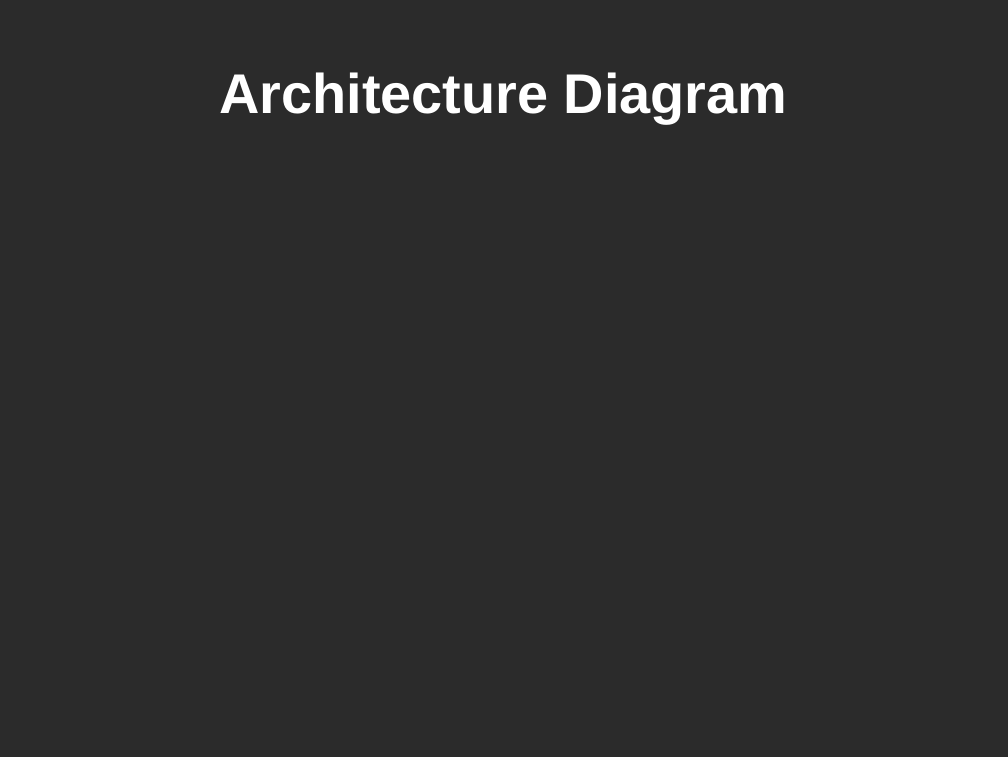
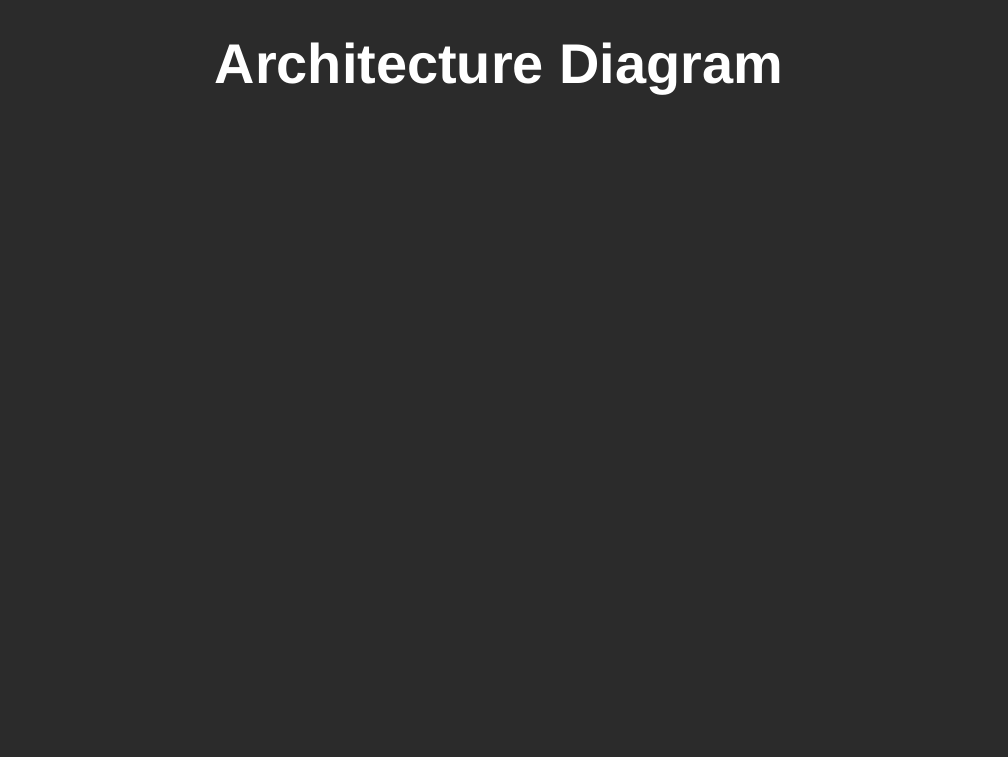
Before and after one commit to snowpuppy/ECE337, a slide deck: slide 5 of docs/ece337.ppt. Drawn at 1008x757 pixels with LibreOffice and Linux fonts; fonts in the diff are those of the drawing; background and template pictures are left out; a plain dark background stands for a picture behind light text. Boxes give left, top, right and bottom in pixels: in the first picture for what was removed or moved away, otherwise in the second. Text is boxed around its words. In the diff, an @@ line names an element or a change of style, - is before the commit and + after.

```diff
--- a/docs/ece337.ppt
+++ b/docs/ece337.ppt
@@ title "Architecture Diagram": place and size @@
-title "Architecture Diagram" at (219, 72, 788, 123)
+title "Architecture Diagram" at (215, 42, 783, 93)
```
Also in this commit, not shown: 5 other slides changed, 1 slide added, 1 slide removed, 3 other files.
